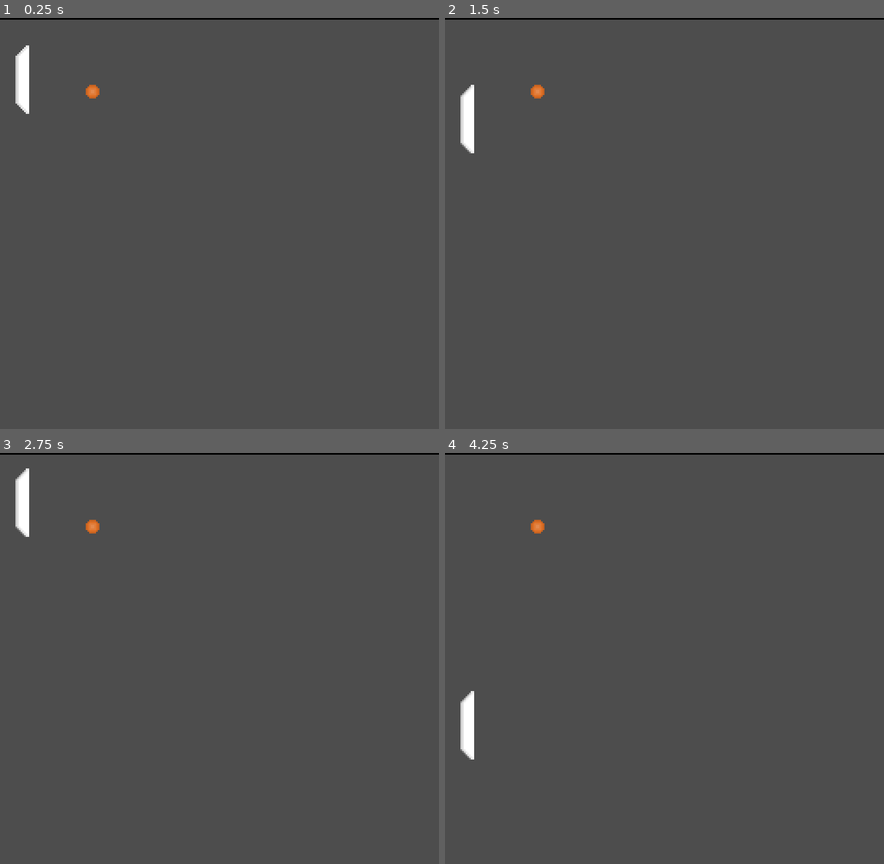
Above: before the commit, frames 1-4 (two rows, left to right).
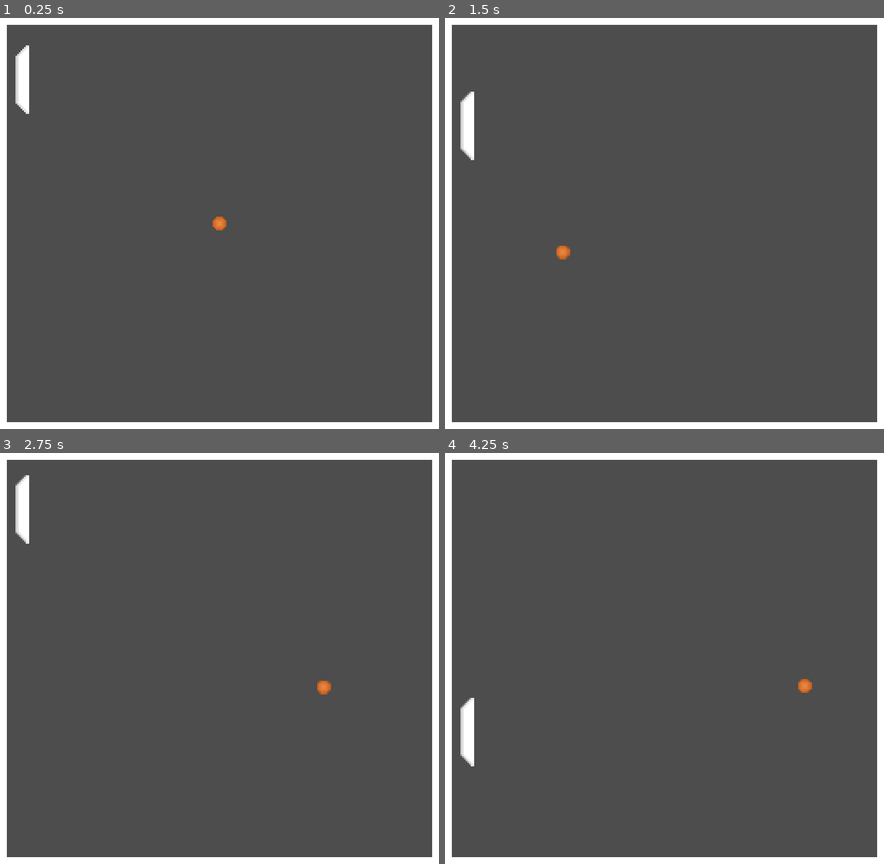
Above: after the commit, the same moments.

Repository: flaviovitorianopessoal-afk/pong-test-godot
Game: Godot game, scene res://scenes/main.tscn
The game is run twice, just before and just after one commit, with the same random seed, the same clock (stepped at 60 frames per second) and the same inputs.
Inputs:
- Up to frame 1 (0.25 s): no input
- Up to frame 2 (1.5 s): tap Enter at 0.5 s; hold W (move_up) 0.53-1.28 s; tap Space (confirm) at 0.6, 1.35 s; hold S (move_down) from 1.28 s (still down)
- Up to frame 3 (2.75 s): release S (move_down) at 2.03 s; hold W (move_up) from 2.03 s (still down); tap Space (confirm) at 2.1 s
- Up to frame 4 (4.25 s): tap Space (confirm) at 2.85, 3.5, 3.6 s; release W (move_up) at 3.53 s; hold S (move_down) from 3.53 s (still down)

The runs differ from the first frame. In frame 1, 6.5% of the frame differs, in the area x 0-100%, y 0-100%; in frame 2, 6.7%; in frame 3, 6.7%; in frame 4, 6.7%.

Commit message:
add random ball direction

Diff:
--- a/scenes/ball.tscn
+++ b/scenes/ball.tscn
@@ -1,11 +1,13 @@
 [gd_scene format=3 uid="uid://0lsln5j0ys3a"]
 
 [ext_resource type="Texture2D" uid="uid://ckq8lug3ak7mx" path="res://assets/ball.png" id="1_7s4qf"]
+[ext_resource type="Script" uid="uid://cp1klx06blwib" path="res://src/ball.gd" id="1_cxlvu"]
 
 [sub_resource type="CircleShape2D" id="CircleShape2D_cxlvu"]
 radius = 5.0
 
 [node name="Ball" type="Node2D" unique_id=283703753]
+script = ExtResource("1_cxlvu")
 
 [node name="Area2D" type="Area2D" parent="." unique_id=1213111977]
 
--- a/scenes/main.tscn
+++ b/scenes/main.tscn
@@ -2,13 +2,13 @@
 
 [ext_resource type="PackedScene" uid="uid://bex1jkackugdy" path="res://scenes/player.tscn" id="1_0wfyh"]
 [ext_resource type="PackedScene" uid="uid://0lsln5j0ys3a" path="res://scenes/ball.tscn" id="2_sugp2"]
-[ext_resource type="Texture2D" uid="uid://b6klgvcw6d8dc" path="res://assets/wall.png" id="3_sugp2"]
+[ext_resource type="Texture2D" uid="uid://5m5j5ifqgqr7" path="res://assets/wireframe.png" id="3_sugp2"]
 
 [sub_resource type="RectangleShape2D" id="RectangleShape2D_0wfyh"]
-size = Vector2(9, 249)
+size = Vector2(9, 236.25)
 
 [sub_resource type="RectangleShape2D" id="RectangleShape2D_sugp2"]
-size = Vector2(267.5, 8.5)
+size = Vector2(259, 8.5)
 
 [node name="Main" type="Node" unique_id=1786730247]
 
@@ -24,28 +24,27 @@
 [node name="LeftWall" type="StaticBody2D" parent="Walls" unique_id=1441292534]
 
 [node name="WallLeft" type="CollisionShape2D" parent="Walls/LeftWall" unique_id=4715534]
-position = Vector2(-5.5, 114.5)
+position = Vector2(2, 117.125)
 shape = SubResource("RectangleShape2D_0wfyh")
 
 [node name="RightWall" type="StaticBody2D" parent="Walls" unique_id=526004048]
 
 [node name="WallRight" type="CollisionShape2D" parent="Walls/RightWall" unique_id=1111650781]
-position = Vector2(261, 115)
+position = Vector2(253, 119.25)
 shape = SubResource("RectangleShape2D_0wfyh")
 
 [node name="UpWall" type="StaticBody2D" parent="Walls" unique_id=1292632214]
 
 [node name="WallUp" type="CollisionShape2D" parent="Walls/UpWall" unique_id=579519806]
-position = Vector2(129, -1)
+position = Vector2(128, 3)
 shape = SubResource("RectangleShape2D_sugp2")
 
 [node name="DownWall" type="StaticBody2D" parent="Walls" unique_id=956990950]
 
 [node name="WallDown" type="CollisionShape2D" parent="Walls/DownWall" unique_id=123342378]
-position = Vector2(131, 240)
+position = Vector2(127.5, 237)
 shape = SubResource("RectangleShape2D_sugp2")
 
-[node name="Sprite2D" type="Sprite2D" parent="Walls" unique_id=257900405]
-position = Vector2(130, -3)
-scale = Vector2(1.046875, 1)
+[node name="Wireframe" type="Sprite2D" parent="." unique_id=1647074300]
+position = Vector2(128, 120)
 texture = ExtResource("3_sugp2")
--- a/scenes/player.tscn
+++ b/scenes/player.tscn
@@ -4,7 +4,7 @@
 [ext_resource type="Texture2D" uid="uid://c1f4d4exy63e4" path="res://assets/player.png" id="2_g2els"]
 
 [sub_resource type="RectangleShape2D" id="RectangleShape2D_qhqgy"]
-size = Vector2(8, 40)
+size = Vector2(10, 42)
 
 [node name="Player" type="Node2D" unique_id=751410029]
 script = ExtResource("1_3vyb7")
--- /dev/null
+++ b/src/ball.gd
@@ -0,0 +1,27 @@
+extends Node2D
+var screen_size
+var speed = 100
+var isBallRunning = false
+var direction
+
+func centerBall():
+	position.x = screen_size.x / 2
+	position.y = screen_size.y / 2
+
+func random_pong_direction():
+	var angle = randf_range(-0.5, 0.5)
+	var side = [-1, 1].pick_random()
+	var d = Vector2(side, angle)
+	return d.normalized()
+
+func _ready() -> void:
+	screen_size = get_viewport_rect().size
+	centerBall()
+
+# Called every frame. 'delta' is the elapsed time since the previous frame.
+func _process(delta: float) -> void:
+	if Input.is_action_just_pressed("confirm"):
+		direction = random_pong_direction()
+		isBallRunning = true
+	if isBallRunning:
+		position += direction * speed * delta
Not shown, added: assets/wireframe.png.import
Not shown, added: src/ball.gd.uid
